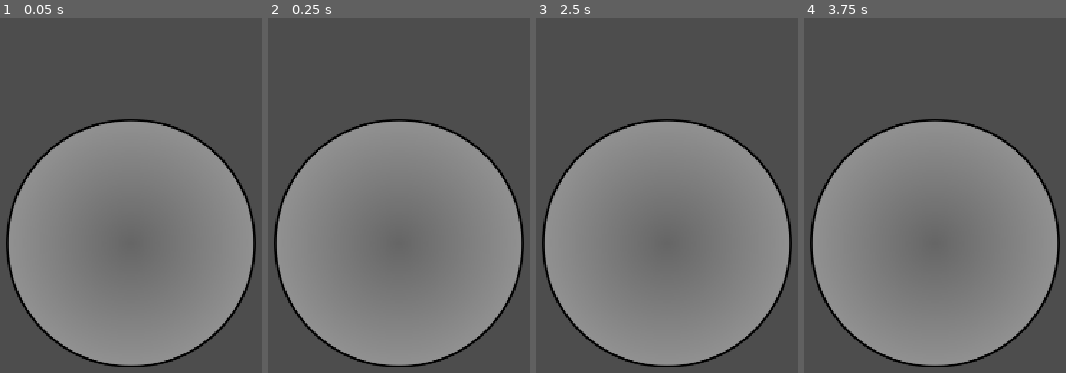
Above: before the commit, frames 1-4 (left to right).
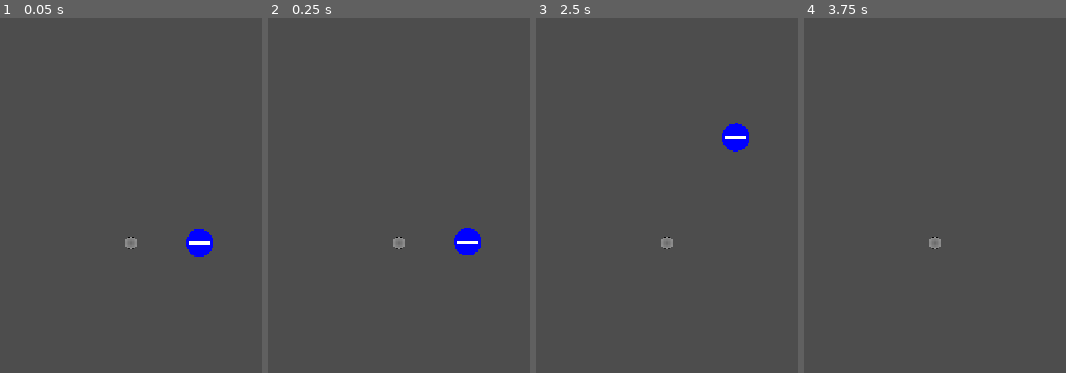
Above: after the commit, the same moments.

Repository: KendeTelbisz/godot_game
Game: Godot game, scene res://scenes/node_2d.tscn
The game is run twice, just before and just after one commit, with the same random seed, the same clock (stepped at 60 frames per second) and the same inputs. The project has no main scene, so this scene is started directly.
Inputs:
- Up to frame 1 (0.05 s): no input
- Up to frame 2 (0.25 s): no input
- Up to frame 3 (2.5 s): no input
- Up to frame 4 (3.75 s): no input

The runs differ from the first frame. In frame 1, 52% of the frame differs, in the area x 2-98%, y 28-99%; in frame 2, 52%; in frame 3, 53%; in frame 4, 52%.

Commit message:
trying basic phisics

Diff:
--- a/game/assets/character.svg
+++ /dev/null
@@ -1,74 +0,0 @@
-<?xml version="1.0" encoding="UTF-8" standalone="no"?>
-<!-- Created with Inkscape (http://www.inkscape.org/) -->
-
-<svg
-   width="210mm"
-   height="297mm"
-   viewBox="0 0 210 297"
-   version="1.1"
-   id="svg1"
-   inkscape:version="1.4.2 (f4327f4, 2025-05-13)"
-   sodipodi:docname="character.svg"
-   xmlns:inkscape="http://www.inkscape.org/namespaces/inkscape"
-   xmlns:sodipodi="http://sodipodi.sourceforge.net/DTD/sodipodi-0.dtd"
-   xmlns:xlink="http://www.w3.org/1999/xlink"
-   xmlns="http://www.w3.org/2000/svg"
-   xmlns:svg="http://www.w3.org/2000/svg">
-  <sodipodi:namedview
-     id="namedview1"
-     pagecolor="#ffffff"
-     bordercolor="#000000"
-     borderopacity="0.25"
-     inkscape:showpageshadow="2"
-     inkscape:pageopacity="0.0"
-     inkscape:pagecheckerboard="0"
-     inkscape:deskcolor="#d1d1d1"
-     inkscape:document-units="mm"
-     inkscape:zoom="0.75811588"
-     inkscape:cx="396.3774"
-     inkscape:cy="561.25984"
-     inkscape:window-width="1920"
-     inkscape:window-height="1111"
-     inkscape:window-x="-9"
-     inkscape:window-y="-9"
-     inkscape:window-maximized="1"
-     inkscape:current-layer="layer1" />
-  <defs
-     id="defs1">
-    <linearGradient
-       id="linearGradient1"
-       inkscape:collect="always">
-      <stop
-         style="stop-color:#666666;stop-opacity:1;"
-         offset="0"
-         id="stop1" />
-      <stop
-         style="stop-color:#929292;stop-opacity:1;"
-         offset="1"
-         id="stop2" />
-    </linearGradient>
-    <radialGradient
-       inkscape:collect="always"
-       xlink:href="#linearGradient1"
-       id="radialGradient2"
-       cx="138.55347"
-       cy="111.15688"
-       fx="138.55347"
-       fy="111.15688"
-       r="46.766159"
-       gradientTransform="matrix(1,0,0,1.0261194,0,-2.9033516)"
-       gradientUnits="userSpaceOnUse" />
-  </defs>
-  <g
-     inkscape:label="Réteg 1"
-     inkscape:groupmode="layer"
-     id="layer1">
-    <ellipse
-       style="fill:url(#radialGradient2);stroke-width:0.93521389;stroke:#000000;stroke-opacity:1;stroke-dasharray:none"
-       id="path1"
-       cx="138.55347"
-       cy="111.15688"
-       rx="46.766159"
-       ry="47.987663" />
-  </g>
-</svg>
--- a/game/scenes/node_2d.tscn
+++ b/game/scenes/node_2d.tscn
@@ -2,26 +2,18 @@
 
 [ext_resource type="Texture2D" uid="uid://b7rf61t1bsl6r" path="res://assets/object-NEG.svg" id="1_6e84v"]
 [ext_resource type="Texture2D" uid="uid://ctqlyjfiprucf" path="res://assets/player.svg" id="2_4dvvg"]
+[ext_resource type="Script" uid="uid://dxwpcmmldsgvg" path="res://scripts/player.gd" id="2_rnjyy"]
+
+[sub_resource type="CircleShape2D" id="CircleShape2D_ehp6r"]
+radius = 179.7248
 
 [sub_resource type="CircleShape2D" id="CircleShape2D_efyvp"]
 radius = 397.22662
 
-[sub_resource type="CircleShape2D" id="CircleShape2D_ehp6r"]
-radius = 179.7248
-
 [node name="Node2D" type="Node2D" unique_id=2050736834]
 
-[node name="StaticBody2D" type="StaticBody2D" parent="." unique_id=742385382]
-position = Vector2(2365, 0)
-
-[node name="Sprite2D" type="Sprite2D" parent="StaticBody2D" unique_id=2004015732]
-texture = ExtResource("1_6e84v")
-
-[node name="CollisionShape2D" type="CollisionShape2D" parent="StaticBody2D" unique_id=475648352]
-shape = SubResource("CircleShape2D_efyvp")
-debug_color = Color(0.97995514, 0, 0.38765994, 0.41960785)
-
 [node name="CharacterBody2D" type="CharacterBody2D" parent="." unique_id=935676778]
+script = ExtResource("2_rnjyy")
 
 [node name="Sprite2D" type="Sprite2D" parent="CharacterBody2D" unique_id=13016131]
 position = Vector2(5.3048134e-06, 0.50001574)
@@ -32,3 +24,17 @@
 shape = SubResource("CircleShape2D_ehp6r")
 
 [node name="Camera2D" type="Camera2D" parent="CharacterBody2D" unique_id=120543977]
+scale = Vector2(6.559999, 2)
+zoom = Vector2(0.05, 0.05)
+
+[node name="Area2D" type="Area2D" parent="." unique_id=1829996483]
+position = Vector2(1979, 0)
+
+[node name="CollisionShape2D" type="CollisionShape2D" parent="Area2D" unique_id=475648352]
+position = Vector2(-1, 0)
+shape = SubResource("CircleShape2D_efyvp")
+debug_color = Color(0.97995514, 0, 0.38765994, 0.41960785)
+
+[node name="Sprite2D" type="Sprite2D" parent="Area2D" unique_id=2004015732]
+position = Vector2(-1, 0)
+texture = ExtResource("1_6e84v")
--- /dev/null
+++ b/game/scripts/player.gd
@@ -0,0 +1,37 @@
+extends CharacterBody2D
+
+
+const SPEED = 300.0
+const JUMP_VELOCITY = -400.0
+# A játékos scriptjében (CharacterBody2D)
+
+enum Polarity { NORTH, SOUTH }
+@export var current_polarity: Polarity = Polarity.NORTH
+
+@export var magnetic_multiplier: float = 1000.0 # Finomhangoláshoz
+
+func _physics_process(delta: float) -> void:
+	# ... itt fut a szokásos gravitáció és mozgás ...
+	if not is_on_floor():
+		velocity += get_gravity() * delta
+	# Mágneses erők begyűjtése a közelben lévő mezőkről
+	#apply_magnetic_forces(delta)
+
+	move_and_slide()
+"""
+func apply_magnetic_forces(delta: float) -> void:
+	for magnet in active_magnets:
+		var direction_to_magnet = global_position.direction_to(magnet.global_position)
+		var distance = global_position.distance_to(magnet.global_position)
+
+		if distance < 1.0:
+			continue
+
+		var polarity_multiplier = 1.0
+		if current_polarity == magnet.polarity:
+			polarity_multiplier = -1.0
+		else:
+			polarity_multiplier =  1.0
+		var force_magnitude = (magnet.strength / (distance * distance)) * magnetic_multiplier
+		velocity -= direction_to_magnet * force_magnitude * polarity_multiplier * delta
+"""
Not shown, removed: game/assets/character.svg.import
Not shown, added: game/scripts/player.gd.uid
